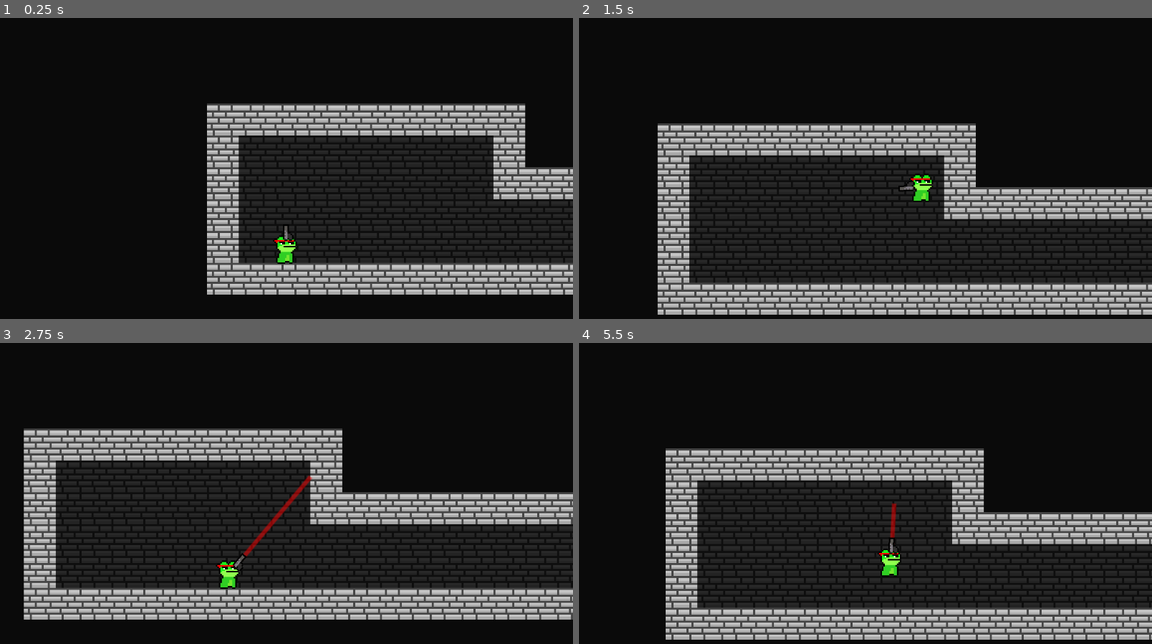
Above: before the commit, frames 1-4 (two rows, left to right).
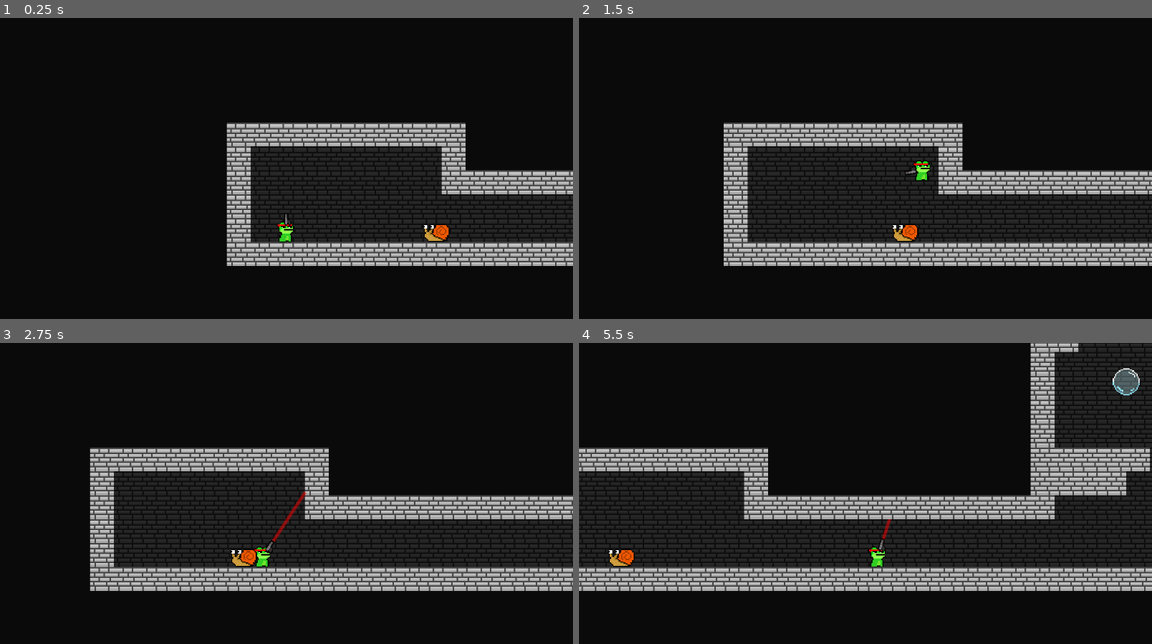
Above: after the commit, the same moments.

Repository: DylanMather2004/Gunphibian
Game: Godot game, scene res://Scenes/Test Scenes/level_generator.tscn
Two runs of this game, one before a commit and one after it. Both use one fixed random seed, a clock stepped at 60 frames per second and the inputs below.
Inputs (mouse positions are in pixels of both pictures, inside the frame that each line leads up to):
- Up to frame 1 (0.25 s): no input
- Up to frame 2 (1.5 s): move the mouse to (991, 162) at 0.52 s; hold Right mouse button (Lick) 0.53-1.28 s; hold D (Right) from 0.53 s (still down); tap Space (Jump) at 0.77 s; move the mouse to (750, 195) at 1.27 s; right-click (750, 195) at 1.35 s
- Up to frame 3 (2.75 s): tap Space (Jump) at 1.52 s; move the mouse to (343, 433) at 2.02 s; release D (Right) at 2.03 s; hold A (Left) from 2.03 s (still down); hold Right mouse button (Lick) from 2.03 s (still down); click (343, 433) at 2.1 s
- Up to frame 4 (5.5 s): move the mouse to (836, 568) at 2.77 s; release A (Left) at 2.78 s; release Right mouse button (Lick) at 2.78 s; hold D (Right) 2.78-4.28 s; right-click (836, 568) at 2.85 s; tap Space (Jump) at 3.02, 3.77, 4.52 s; move the mouse to (1037, 553) at 3.52 s; hold Right mouse button (Lick) 3.53-4.28 s; move the mouse to (693, 457) at 4.27 s; hold A (Left) 4.28-5.03 s; click (693, 457) at 4.35 s; right-click (693, 457) at 4.55 s; move the mouse to (894, 505) at 5.02 s; hold D (Right) from 5.03 s (still down); hold Right mouse button (Lick) from 5.03 s (still down)

The runs differ from the first frame. In frame 1, 26% of the frame differs, in the area x 36-100%, y 28-92%; in frame 2, 36%; in frame 3, 35%; in frame 4, 49%, in the area x 0-100%, y 0-99%.

Commit message:
Basic Enemy Class created

Diff:
--- /dev/null
+++ b/Scenes/Prefabs/Characters/Enemies/snail.tscn
@@ -0,0 +1,27 @@
+[gd_scene load_steps=5 format=3 uid="uid://74qvrk8yt17x"]
+
+[ext_resource type="Script" path="res://Scripts/Character Scripts/Enemies/Snail.gd" id="1_i84f6"]
+[ext_resource type="Texture2D" uid="uid://tpl5ld3xptle" path="res://Art/Characters/Snail.png" id="2_u582e"]
+
+[sub_resource type="RectangleShape2D" id="RectangleShape2D_v0xbw"]
+size = Vector2(33, 23)
+
+[sub_resource type="SegmentShape2D" id="SegmentShape2D_ioib5"]
+b = Vector2(-22, 0)
+
+[node name="Snail" type="CharacterBody2D" groups=["Enemy"]]
+script = ExtResource("1_i84f6")
+
+[node name="Sprite2D" type="Sprite2D" parent="."]
+scale = Vector2(1.5, 1.5)
+texture = ExtResource("2_u582e")
+hframes = 2
+
+[node name="CollisionShape2D" type="CollisionShape2D" parent="."]
+position = Vector2(-0.5, -2.5)
+shape = SubResource("RectangleShape2D_v0xbw")
+
+[node name="Area2D" type="Area2D" parent="."]
+
+[node name="CollisionShape2D" type="CollisionShape2D" parent="Area2D"]
+shape = SubResource("SegmentShape2D_ioib5")
--- a/Scenes/Prefabs/Characters/player.tscn
+++ b/Scenes/Prefabs/Characters/player.tscn
@@ -39,7 +39,7 @@
 
 [node name="Camera2D" type="Camera2D" parent="."]
 position = Vector2(0, -70)
-zoom = Vector2(2, 2)
+zoom = Vector2(1.5, 1.5)
 drag_horizontal_enabled = true
 drag_vertical_enabled = true
 drag_top_margin = 0.5
--- a/Scenes/Prefabs/Rooms/tall_room_001.tscn
+++ b/Scenes/Prefabs/Rooms/tall_room_001.tscn
@@ -1,6 +1,7 @@
-[gd_scene load_steps=6 format=3 uid="uid://o1f5sc544klc"]
+[gd_scene load_steps=7 format=3 uid="uid://o1f5sc544klc"]
 
 [ext_resource type="Texture2D" uid="uid://cxugu775g6rnk" path="res://Art/Tilesets/Brick-002.png" id="1_c60st"]
+[ext_resource type="PackedScene" uid="uid://bmht2rmdlk4ia" path="res://Scenes/Prefabs/World/bubble.tscn" id="2_v64ok"]
 
 [sub_resource type="TileSetAtlasSource" id="TileSetAtlasSource_wvuii"]
 texture = ExtResource("1_c60st")
@@ -83,3 +84,6 @@
 tile_set = SubResource("TileSet_j2eh3")
 format = 2
 layer_0/tile_data = PackedInt32Array(-786432, 0, 0, -720896, 0, 0, -655360, 0, 0, -589824, 0, 0, -524288, 0, 0, -458752 …(1707 unchanged characters)…
+
+[node name="Bubble" parent="." instance=ExtResource("2_v64ok")]
+position = Vector2(128, -280)
--- a/Scenes/Prefabs/Rooms/tall_room_002.tscn
+++ b/Scenes/Prefabs/Rooms/tall_room_002.tscn
@@ -1,6 +1,7 @@
-[gd_scene load_steps=6 format=3 uid="uid://lxrsdltsrh8s"]
+[gd_scene load_steps=7 format=3 uid="uid://lxrsdltsrh8s"]
 
 [ext_resource type="Texture2D" uid="uid://cxugu775g6rnk" path="res://Art/Tilesets/Brick-002.png" id="1_v6d2o"]
+[ext_resource type="PackedScene" uid="uid://bmht2rmdlk4ia" path="res://Scenes/Prefabs/World/bubble.tscn" id="2_jv0qj"]
 
 [sub_resource type="TileSetAtlasSource" id="TileSetAtlasSource_wvuii"]
 texture = ExtResource("1_v6d2o")
@@ -83,3 +84,6 @@
 tile_set = SubResource("TileSet_j2eh3")
 format = 2
 layer_0/tile_data = PackedInt32Array(-131071, 0, 0, -131070, 0, 0, -131069, 0, 0, -131068, 0, 0, -131067, 0, 0, -131066 …(1319 unchanged characters)…
+
+[node name="Bubble" parent="." instance=ExtResource("2_jv0qj")]
+position = Vector2(96, 0)
--- /dev/null
+++ b/Scenes/Prefabs/World/bubble.tscn
@@ -0,0 +1,15 @@
+[gd_scene load_steps=3 format=3 uid="uid://bmht2rmdlk4ia"]
+
+[ext_resource type="Texture2D" uid="uid://cuye6klbgj8ue" path="res://Art/Bubble-001.png" id="1_5xocf"]
+
+[sub_resource type="CircleShape2D" id="CircleShape2D_fd0bl"]
+radius = 18.4391
+
+[node name="Bubble" type="Area2D" groups=["Lickable"]]
+
+[node name="Sprite2D" type="Sprite2D" parent="."]
+scale = Vector2(1.5, 1.5)
+texture = ExtResource("1_5xocf")
+
+[node name="CollisionShape2D" type="CollisionShape2D" parent="."]
+shape = SubResource("CircleShape2D_fd0bl")
--- a/Scenes/Test Scenes/level_generator.tscn
+++ b/Scenes/Test Scenes/level_generator.tscn
@@ -9,6 +9,7 @@
 [ext_resource type="PackedScene" uid="uid://o1f5sc544klc" path="res://Scenes/Prefabs/Rooms/tall_room_001.tscn" id="5_c83vh"]
 [ext_resource type="PackedScene" uid="uid://lxrsdltsrh8s" path="res://Scenes/Prefabs/Rooms/tall_room_002.tscn" id="6_pxqly"]
 [ext_resource type="PackedScene" uid="uid://vb4ktaf5om8n" path="res://Scenes/Prefabs/Rooms/end_room_001.tscn" id="7_tjqfp"]
+[ext_resource type="PackedScene" uid="uid://74qvrk8yt17x" path="res://Scenes/Prefabs/Characters/Enemies/snail.tscn" id="10_v5vtc"]
 
 [sub_resource type="TileSetAtlasSource" id="TileSetAtlasSource_wvuii"]
 texture = ExtResource("2_c0qyd")
@@ -103,3 +104,7 @@
 position = Vector2(80, 336)
 jump_height = 350
 gravity = 500
+fling_force = 600
+
+[node name="Snail" parent="." instance=ExtResource("10_v5vtc")]
+position = Vector2(288, 328)
--- a/Scenes/Test Scenes/test_map_1.tscn
+++ b/Scenes/Test Scenes/test_map_1.tscn
@@ -1,14 +1,11 @@
-[gd_scene load_steps=6 format=3 uid="uid://2tvmked88lys"]
+[gd_scene load_steps=5 format=3 uid="uid://2tvmked88lys"]
 
 [ext_resource type="PackedScene" uid="uid://cydm7urjdntlb" path="res://Scenes/Prefabs/Characters/player.tscn" id="1_ed50l"]
 [ext_resource type="Texture2D" uid="uid://cqlgujetv70ns" path="res://Art/Proto/WhiteSquare .png" id="2_17l55"]
-[ext_resource type="Texture2D" uid="uid://bdjl2i2tm5hwn" path="res://icon.svg" id="3_0c8wt"]
+[ext_resource type="PackedScene" uid="uid://bmht2rmdlk4ia" path="res://Scenes/Prefabs/World/bubble.tscn" id="3_b0lk5"]
 
 [sub_resource type="RectangleShape2D" id="RectangleShape2D_6vi30"]
 size = Vector2(32, 32)
-
-[sub_resource type="RectangleShape2D" id="RectangleShape2D_4iynu"]
-size = Vector2(10.8532, 20)
 
 [node name="TestMap1" type="Node2D"]
 
@@ -40,13 +37,8 @@
 [node name="CollisionShape2D" type="CollisionShape2D" parent="StaticBody2D2"]
 shape = SubResource("RectangleShape2D_6vi30")
 
-[node name="Grabhook" type="Area2D" parent="." groups=["Lickable"]]
-position = Vector2(600, 160)
+[node name="Bubble" parent="." instance=ExtResource("3_b0lk5")]
+position = Vector2(284, 252)
 
-[node name="Icon" type="Sprite2D" parent="Grabhook"]
-scale = Vector2(0.48684, 0.48684)
-texture = ExtResource("3_0c8wt")
-
-[node name="CollisionShape2D" type="CollisionShape2D" parent="Grabhook"]
-scale = Vector2(5.71258, 3.17841)
-shape = SubResource("RectangleShape2D_4iynu")
+[node name="Bubble" parent="Bubble" instance=ExtResource("3_b0lk5")]
+position = Vector2(410, -74)
--- /dev/null
+++ b/Scripts/Character Scripts/Enemies/Enemy.gd
@@ -0,0 +1,13 @@
+extends CharacterBody2D
+
+var _health = 5
+@export var _max_health = 5
+
+func _ready():
+	_health=_max_health
+
+func change_health(change):
+	_health += change
+	_health = clampi(_health,0,_max_health)
+	if _health==0:
+		queue_free()
--- /dev/null
+++ b/Scripts/Character Scripts/Enemies/Snail.gd
@@ -0,0 +1,14 @@
+extends "res://Scripts/Character Scripts/Enemies/Enemy.gd"
+
+var direction=-1
+@export var _move_speed = 30
+@export var _gravity = 500
+
+
+
+func _physics_process(delta):
+	if !is_on_floor():
+		velocity.y+=_gravity
+
+	velocity.x=direction*_move_speed
+	move_and_slide()
--- a/Scripts/Character Scripts/Player.gd
+++ b/Scripts/Character Scripts/Player.gd
@@ -58,7 +58,7 @@
 
 func _fling_calculation():
 	if target !=null:
-		var flingdir = (target.position-position).normalized()
+		var flingdir = (target.global_position-global_position).normalized()
 		var flingvelocity =flingdir*fling_force
 
 		velocity=flingvelocity
--- a/Scripts/Weapon and Projectile Scripts/Bullet.gd
+++ b/Scripts/Weapon and Projectile Scripts/Bullet.gd
@@ -1,8 +1,12 @@
 extends Area2D
 @export var bullet_velocity:float = 400
+@export var damage = 1
 func _physics_process(delta):
 	position+=transform.x*bullet_velocity*delta
 
 func _on_body_entered(body):
 	if !body.is_in_group('Player'):
 		queue_free()
+
+	if body.is_in_group('Enemy'):
+		body.change_health(-damage)
Binary file added: Art/Bubble-001.png
Not shown, added: Art/Bubble-001.png.import
Binary file added: Art/Characters/Snail.png
Not shown, added: Art/Characters/Snail.png.import
Not shown: 1 places in Scenes/Test Scenes/level_generator.tscn that only renumber resources
